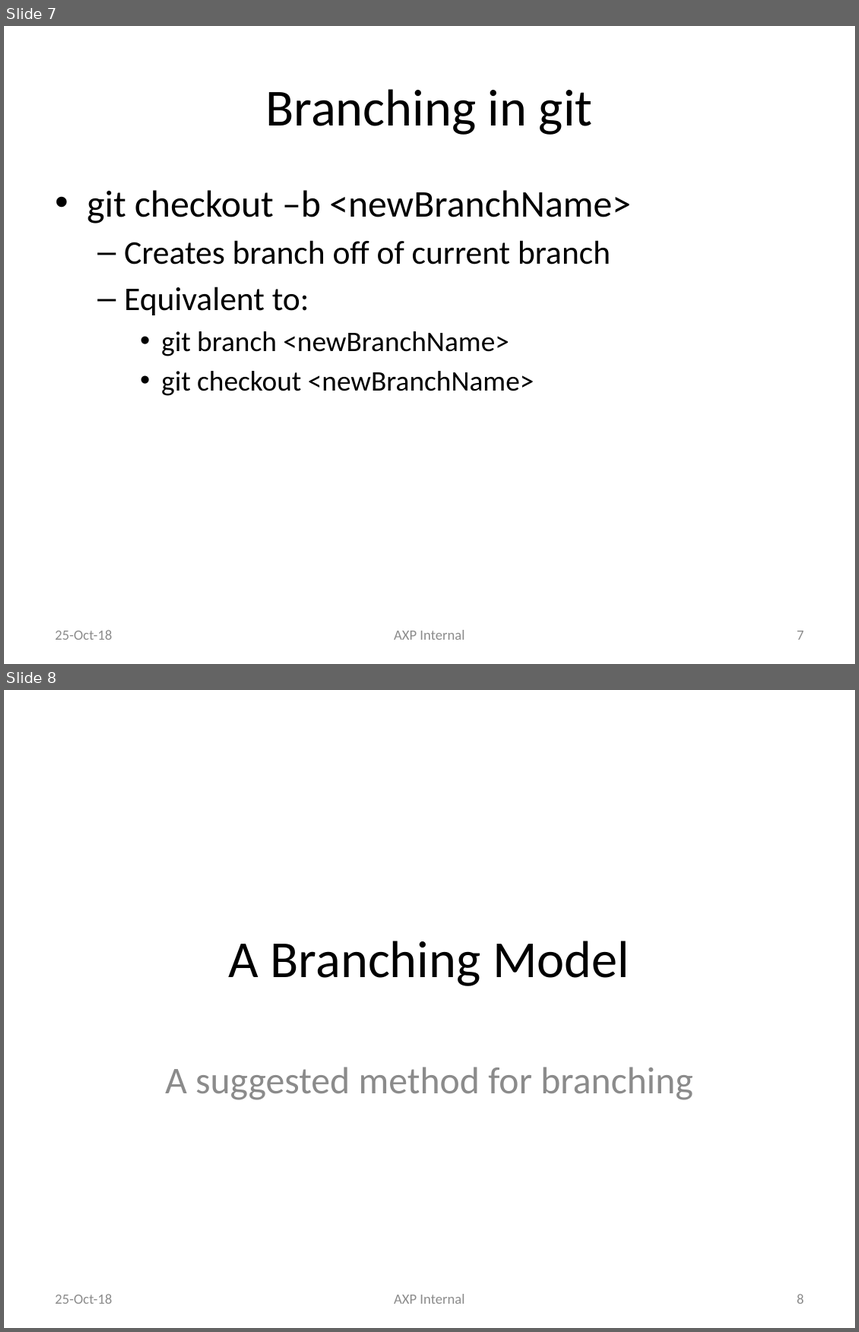
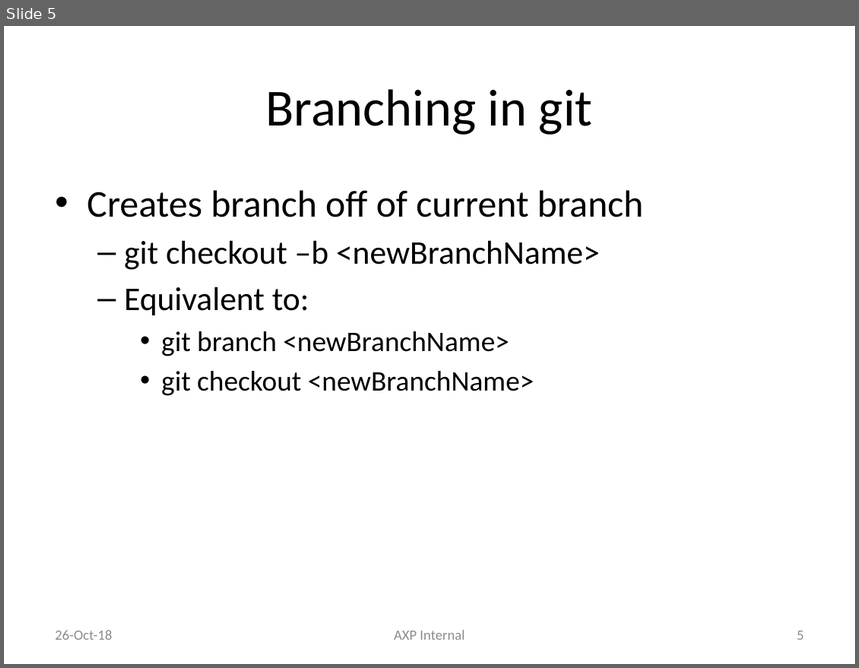
Before and after one commit to liyuan6006/GitStrategies, a slide deck: Branching.pptx. Shown one above the other, each under a label of ours: slides 7 and 8 before the commit, slide 5 after it. The pictures are 859x1332 and 859x668 pixels, drawn with LibreOffice and Linux fonts; fonts in the diff are those of the drawing. Boxes give left, top, right and bottom in pixels: in the first picture for what was removed or moved away, otherwise in the second. Text is boxed around its words. In the diff, an @@ line names an element or a change of style, - is before the commit and + after.

```diff
--- a/Branching.pptx
+++ b/Branching.pptx
@@ slide 8 removed at (4,690,855,1328), background #FFFFFF @@
@@ title removed at (229,941,629,986) @@
-A Branching Model
@@ subtitle removed at (165,1067,693,1100) @@
-A suggested method for branching
@@ text removed at (55,1294,112,1304) @@
-25-Oct-18
@@ text removed at (394,1294,465,1304) @@
-AXP Internal
@@ page number removed at (797,1294,804,1304) @@
-8
@@ what was slide 7 is now slide 5 @@
@@ slide 5 changed as well @@
@@ text at (87,190,644,218): paragraph added @@
+• Creates branch off of current branch
@@ text at (124,240,610,265): paragraph removed @@
-  – Creates branch off of current branch
@@ text at (124,240,600,270): size 32 to 28 pt in "git checkout –b <newBranchName>"; bullet • to –; list level 1 to 2 in "git checkout –b <newBranchName>" @@
@@ text at (55,630,112,640): text changed @@
-25-Oct-18
+26-Oct-18
@@ page number at (797,631,804,640): text changed @@
-7
+5
```
Also in this commit, not shown: 14 other slides changed, 2 slides added, 7 other slides removed.
